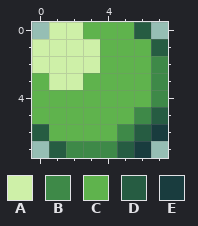
A pixel-art file gets an edit: Art/UI/HP/HP Point.aseprite. The picture above was drawn from the file before the commit.
8x8 pixels, 1 frame.
Palette (. is transparent): A #cef0a8  B #3e8948  C #5fb34d  D #265c42  E #193c3e
Pixels before, first column x 0:
0 .AACCCD.
1 AAAACCCD
2 AAAACCCB
3 CAACCCCB
4 CCCCCCCB
5 CCCCCCBD
6 DCCCCBDE
7 .DBBBDE.
The same view after the edit:
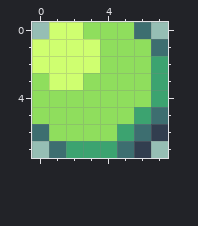
Changes in this commit:
colour A: #cef0a8 -> #cfff70
colour B: #3e8948 -> #3ca370
colour C: #5fb34d -> #8fde5d
colour D: #265c42 -> #3d6e70
colour E: #193c3e -> #323e4f
